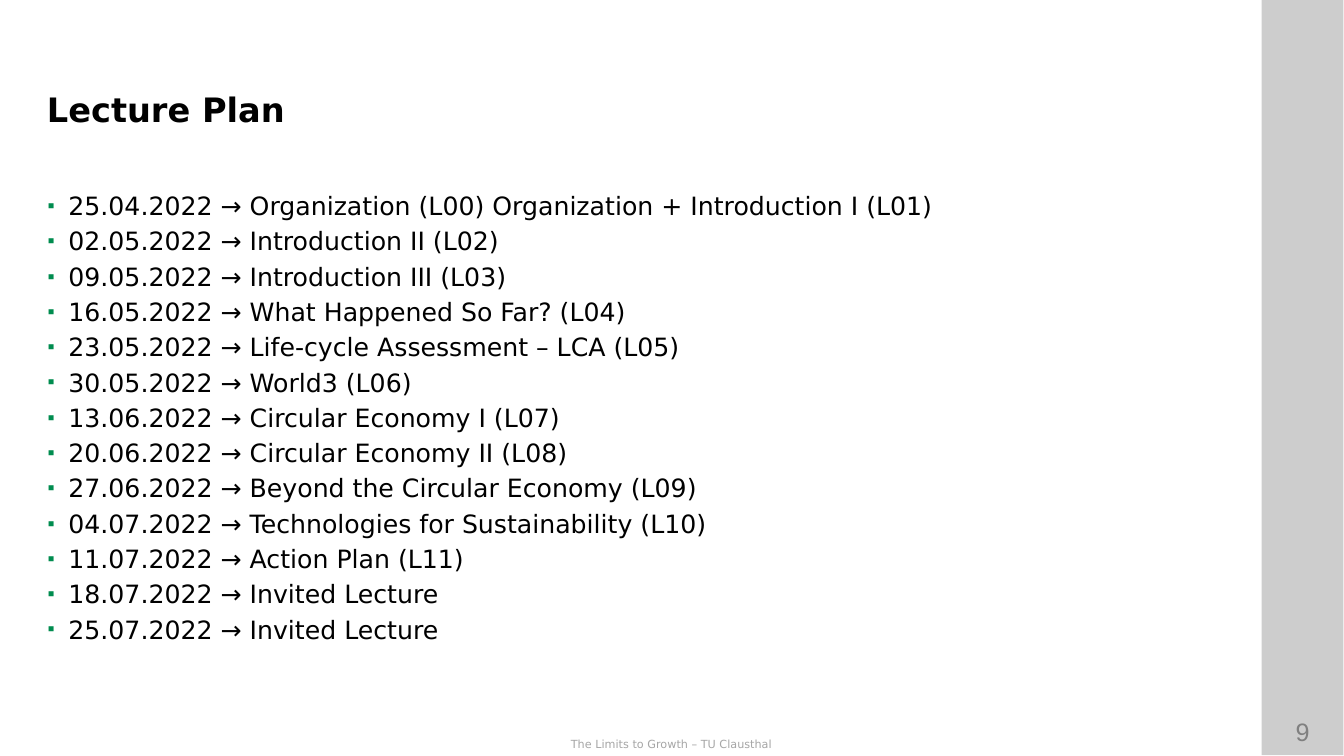
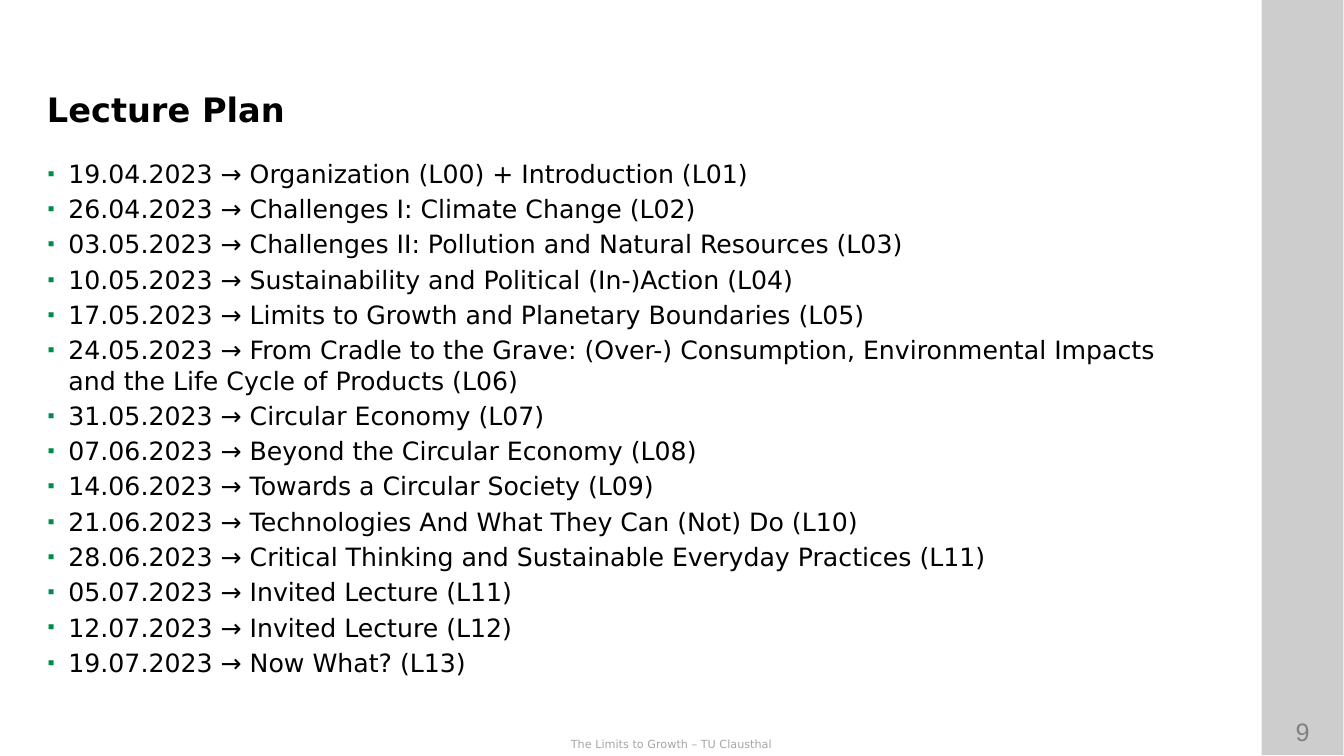
Before and after one commit to ETCE-LAB/teaching-material, a slide deck: slide 9 of The-Limits-to-Growth/LTG-L00-Organization.pptx. Drawn at 1344x756 pixels with LibreOffice and Linux fonts; fonts in the diff are those of the drawing; background and template pictures are left out. Boxes give left, top, right and bottom in pixels: in the first picture for what was removed or moved away, otherwise in the second. Text is boxed around its words. In the diff, an @@ line names an element or a change of style, - is before the commit and + after.

```diff
--- a/The-Limits-to-Growth/LTG-L00-Organization.pptx
+++ b/The-Limits-to-Growth/LTG-L00-Organization.pptx
@@ text at [68, 164, 1154, 676]: text changed @@
-▪ 25.04.2022 → Organization (L00) Organization + Introduction I (L01)
-▪ 02.05.2022 → Introduction II (L02)
-▪ 09.05.2022 → Introduction III (L03)
-▪ 16.05.2022 → What Happened So Far? (L04)
-▪ 23.05.2022 → Life-cycle Assessment – LCA (L05)
-▪ 30.05.2022 → World3 (L06)
-▪ 13.06.2022 → Circular Economy I (L07)
-▪ 20.06.2022 → Circular Economy II (L08)
-▪ 27.06.2022 → Beyond the Circular Economy (L09)
-▪ 04.07.2022 → Technologies for Sustainability (L10)
-▪ 11.07.2022 → Action Plan (L11)
-▪ 18.07.2022 → Invited Lecture
-▪ 25.07.2022 → Invited Lecture
+▪ 19.04.2023 → Organization (L00) + Introduction (L01)
+▪ 26.04.2023 → Challenges I: Climate Change (L02)
+▪ 03.05.2023 → Challenges II: Pollution and Natural Resources (L03)
+▪ 10.05.2023 → Sustainability and Political (In-)Action (L04)
+▪ 17.05.2023 → Limits to Growth and Planetary Boundaries (L05)
+▪ 24.05.2023 → From Cradle to the Grave: (Over-) Consumption, Environmental Impacts and the Life Cycle of Products (L06)
+▪ 31.05.2023 → Circular Economy (L07)
+▪ 07.06.2023 → Beyond the Circular Economy (L08)
+▪ 14.06.2023 → Towards a Circular Society (L09)
+▪ 21.06.2023 → Technologies And What They Can (Not) Do (L10)
+▪ 28.06.2023 → Critical Thinking and Sustainable Everyday Practices (L11)
+▪ 05.07.2023 → Invited Lecture (L11)
+▪ 12.07.2023 → Invited Lecture (L12)
+▪ 19.07.2023 → Now What? (L13)
```
Also in this commit, not shown: 5 other slides changed, 1 other file.
